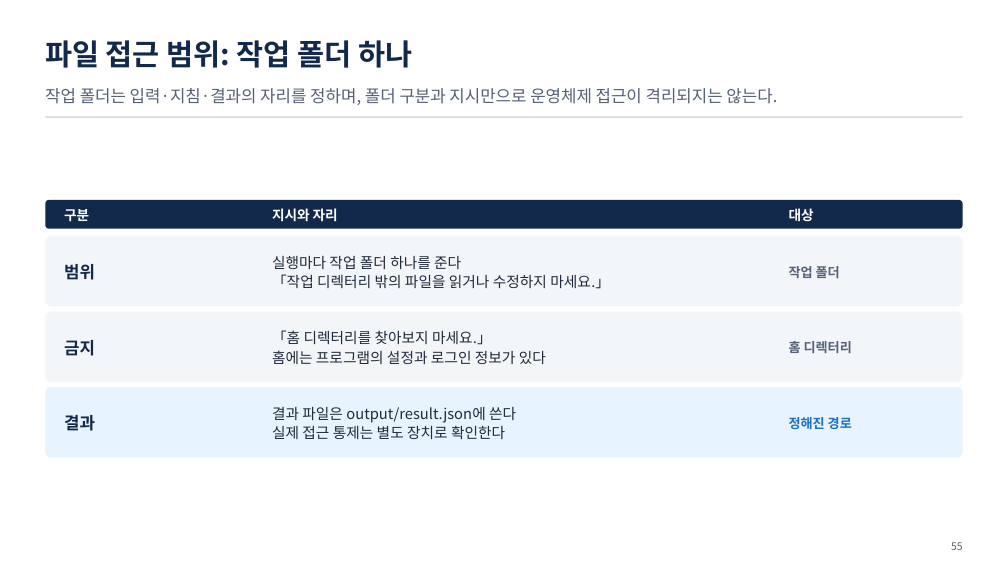
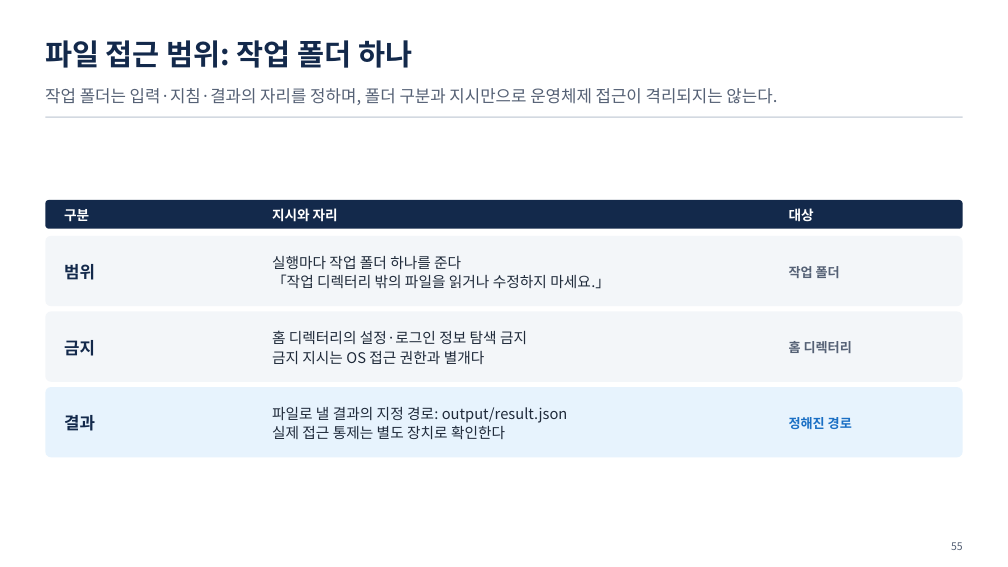
Before and after one commit to uengine-oss/hyd-iot-edu, a slide deck: slide 55 of workspace/강의제작/산출물/통합반/이론/06회차/통합반_06일차.pptx. Drawn at 1008x567 pixels with LibreOffice and Linux fonts; fonts in the diff are those of the drawing. Boxes give left, top, right and bottom in pixels: in the first picture for what was removed or moved away, otherwise in the second. Text is boxed around its words. In the diff, an @@ line names an element or a change of style, - is before the commit and + after.

Commit message:
통합반 6회차 03편 54~61장 덱·낭독·강조·쉼의 수정과 독립 검토를 반영한다

```diff
--- a/workspace/강의제작/산출물/통합반/이론/06회차/통합반_06일차.pptx
+++ b/workspace/강의제작/산출물/통합반/이론/06회차/통합반_06일차.pptx
@@ text at <box>272,330,527,364</box>: text changed @@
-「홈 디렉터리를 찾아보지 마세요.」
-홈에는 프로그램의 설정과 로그인 정보가 있다
+홈 디렉터리의 설정·로그인 정보 탐색 금지
+금지 지시는 OS 접근 권한과 별개다
@@ text at <box>272,407,568,423</box>: text changed @@
-결과 파일은 output/result.json에 쓴다
+파일로 낼 결과의 지정 경로: output/result.json
```
Also in this commit, not shown: 7 other slides changed, 24 other files.
